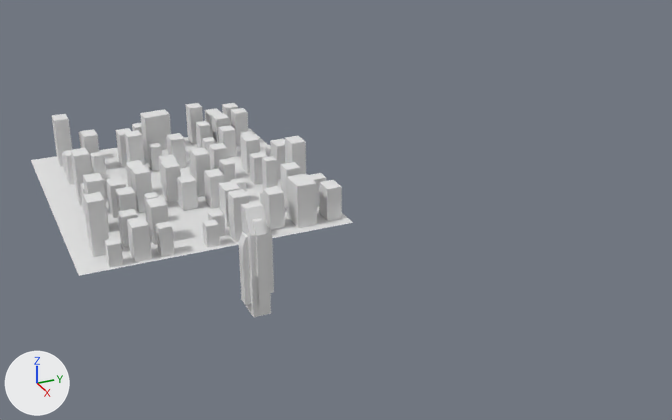
An edit to the Blender file main.blend, drawn before and after from the same camera.
One viewpoint serves both versions: a camera (50 mm lens) standing at (41.2, -10.1, 17.9) and looking at (5.8, 5.8, 0.2). Every picture has the same lights, and +X, +Y and +Z are marked at lower left.

The first picture shows 'Cubo', 'Cubo.006', 'Cubo.030', 'Cubo.043', 'Cubo.051', 'Cubo.057', 'Cubo.059', 'Cubo.060', 'Cubo.063', 'Cubo.064', 'Cubo.066', 'Cubo.070', 'Piano'.
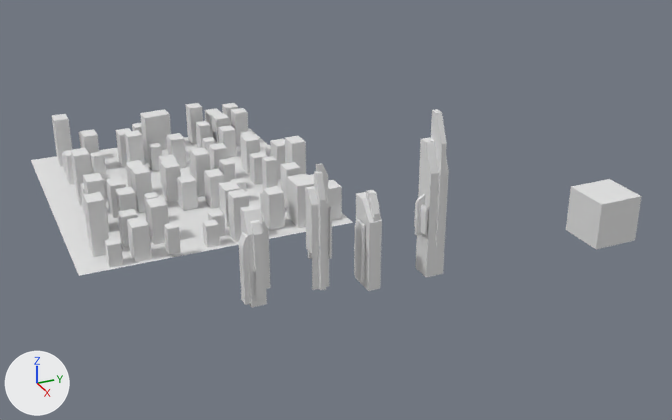
Where the newer file only moved an object's origin or applied its transform, the numbers keep the older frame.

Location of each change, [x1, y1, x2, y2] in pixels of the pictures (672 x 420 px):
'Cubo.078', added
    after: [566, 179, 642, 249]
'Cubo.087', added
    after: [415, 137, 449, 277]
'Cubo.074', added
    after: [355, 192, 382, 291]
'Cubo.075', added
    after: [305, 186, 329, 290]
'Cubo.092', added
    after: [431, 109, 447, 247]
'Cubo.072', added
    after: [314, 171, 326, 290]
'Cubo.060', moved, rescaled (11% shorter)
    before: [156, 221, 174, 257]
    after: [164, 223, 181, 255]
'Cubo.084', added
    after: [354, 219, 365, 282]
'Cubo.081', added
    after: [366, 190, 380, 221]
'Cubo.090', added
    after: [415, 194, 425, 235]
'Cubo.089', added
    after: [414, 203, 428, 235]
'Cubo.079', added
    after: [329, 206, 332, 259]
'Cubo.080', added
    after: [316, 163, 328, 195]

Diff of the bpy script that builds the scene:
```diff
--- a/main.blend.py
+++ b/main.blend.py
@@ ob_cubo_060 @@
 ob_cubo_060 = bpy.data.objects.new('Cubo.060', me_cubo_060)
-ob_cubo_060.location = (6.43, -2.24, 0.64)
-ob_cubo_060.scale = (0.274, 0.279, -0.657)
+ob_cubo_060.location = (6.93, -2.04, 0.86)
+ob_cubo_060.scale = (0.242, 0.246, -0.581)
@@ ob_cubo_078 @@
+ob_cubo_078 = bpy.data.objects.new('Cubo.078', me_cubo_100)  # a box spanning x -1.0..1.0, y -1.0..1.0, z -1.0..1.0; in mat_materiale_003 (its picture is missing)
+ob_cubo_078.location = (13.68, 14.46, 1.72)
@@ ob_cubo_092 @@
+ob_cubo_092 = bpy.data.objects.new('Cubo.092', me_cubo_096)  # 18 vertices, 15 faces; spans x -4.67..-2.67, y 62.97..64.97, z -0.57..4.85; in mat_materiale_003 (its picture is missing)
+ob_cubo_092.location = (13.68, 0.52, 1.72)
+ob_cubo_092.scale = (0.427, 0.107, 1.01)
@@ ob_cubo_090 @@
+ob_cubo_090 = bpy.data.objects.new('Cubo.090', me_cubo_094)  # 17 vertices, 13 faces; spans x -28.7..-26.7, y 15.18..17.18, z -0.5..6.25; in mat_materiale_003 (its picture is missing)
+ob_cubo_090.location = (13.68, 0.52, 1.72)
+ob_cubo_090.scale = (0.059, 0.396, 0.258)
@@ ob_cubo_089 @@
+ob_cubo_089 = bpy.data.objects.new('Cubo.089', me_cubo_093)  # 17 vertices, 13 faces; spans x -4.79..-2.79, y 125.84..127.84, z 0.15..6.9; in mat_materiale_003 (its picture is missing)
+ob_cubo_089.location = (13.68, 0.52, 1.72)
+ob_cubo_089.scale = (0.43, 0.0491, 0.172)
@@ ob_cubo_087 @@
+ob_cubo_087 = bpy.data.objects.new('Cubo.087', me_cubo_091)  # 18 vertices, 15 faces; spans x -4.67..-2.67, y -18.12..-16.11, z -1.84..3.58; in mat_materiale_003 (its picture is missing)
+ob_cubo_087.location = (13.68, 0.52, 1.72)
+ob_cubo_087.scale = (0.453, -0.393, 1.04)
@@ ob_cubo_081 @@
+ob_cubo_081 = bpy.data.objects.new('Cubo.081', me_cubo_090)  # 18 vertices, 15 faces; spans x -5.9..-3.9, y 27.87..29.87, z -2.37..3.05
+ob_cubo_081.location = (13.68, 0.52, 1.72)
+ob_cubo_081.scale = (0.323, 0.141, 0.67)
@@ ob_cubo_086 @@
+ob_cubo_086 = bpy.data.objects.new('Cubo.086', me_cubo_089)  # 17 vertices, 13 faces; spans x -15.96..-13.96, y -26.23..-24.23, z -2.93..3.82
+ob_cubo_086.location = (13.68, 0.52, 1.72)
+ob_cubo_086.scale = (0.126, -0.169, 0.499)
@@ ob_cubo_084 @@
+ob_cubo_084 = bpy.data.objects.new('Cubo.084', me_cubo_087)  # 17 vertices, 13 faces; spans x -6.69..-4.69, y 51.51..53.51, z -4.59..2.16
+ob_cubo_084.location = (13.68, 0.52, 1.72)
+ob_cubo_084.scale = (0.328, 0.0696, 0.361)
@@ ob_cubo_074 @@
+ob_cubo_074 = bpy.data.objects.new('Cubo.074', me_cubo_083)  # 18 vertices, 15 faces; spans x -4.03..-2.03, y 14.15..16.15, z -2.87..2.56
+ob_cubo_074.location = (13.68, 0.52, 1.72)
+ob_cubo_074.scale = (0.607, 0.265, 0.683)
@@ ob_cubo_080 @@
+ob_cubo_080 = bpy.data.objects.new('Cubo.080', me_cubo_082)  # 17 vertices, 13 faces; spans x -38.17..-36.17, y -10.06..-8.06, z 0.19..6.95
+ob_cubo_080.location = (13.68, 0.52, 1.72)
+ob_cubo_080.scale = (0.0507, -0.23, 0.499)
@@ ob_cubo_079 @@
+ob_cubo_079 = bpy.data.objects.new('Cubo.079', me_cubo_081)  # 17 vertices, 13 faces; spans x -26.76..-24.76, y 52.67..54.67, z -0.85..5.9
+ob_cubo_079.location = (13.68, 0.52, 1.72)
+ob_cubo_079.scale = (0.057, 0.0414, 0.318)
@@ ob_cubo_075 @@
+ob_cubo_075 = bpy.data.objects.new('Cubo.075', me_cubo_077)  # 21 vertices, 17 faces; spans x -7.32..-5.32, y 4.16..6.16, z -3.28..5.42; in mat_materiale (its picture is missing)
+ob_cubo_075.location = (13.68, 0.52, 1.72)
+ob_cubo_075.scale = (0.286, 0.357, 0.47)
@@ ob_cubo_072 @@
+ob_cubo_072 = bpy.data.objects.new('Cubo.072', me_cubo_075)  # 18 vertices, 15 faces; spans x -7.36..-5.36, y 15.3..17.3, z -1.77..3.65
+ob_cubo_072.location = (13.68, 0.52, 1.72)
+ob_cubo_072.scale = (0.259, 0.116, 0.876)
```
